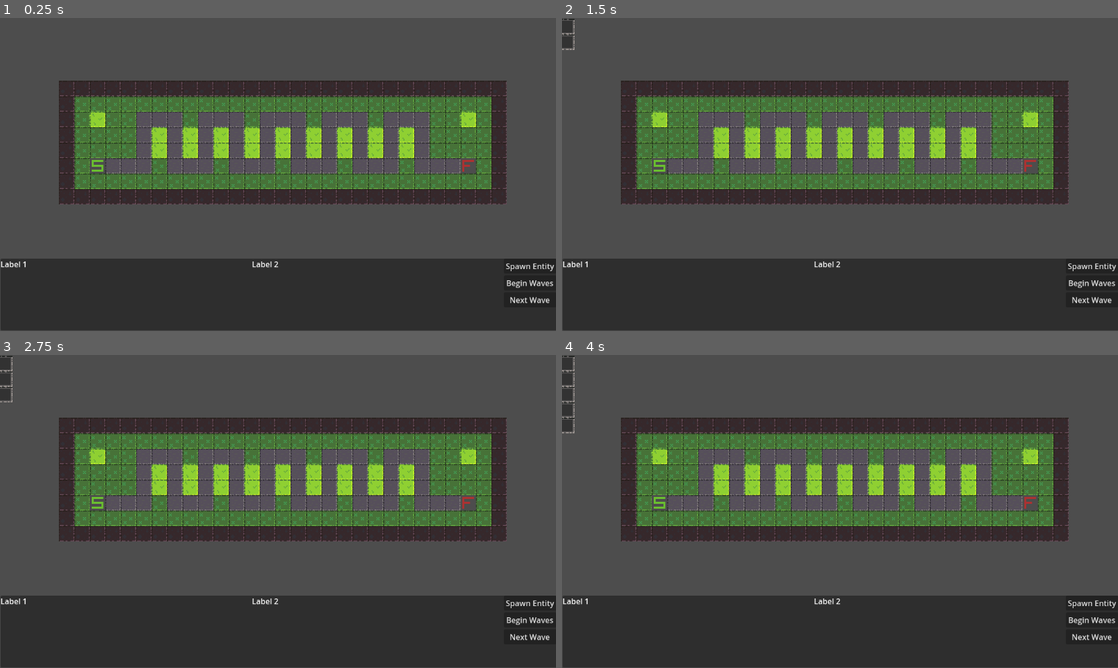
Above: before the commit, frames 1-4 (two rows, left to right).
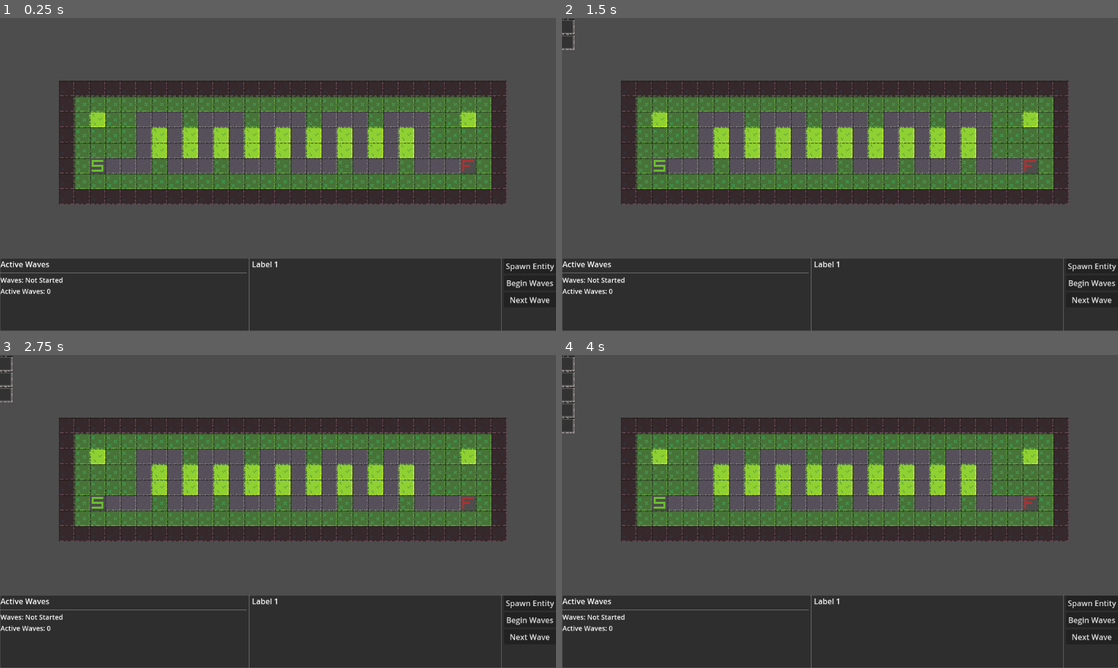
Above: after the commit, the same moments.

Repository: Shmupo/BrackeysGJ-TdGame
Game: Godot game, scene res://Scenes/waves_workspace.tscn
The game is run twice, just before and just after one commit, with the same random seed, the same clock (stepped at 60 frames per second) and the same inputs. This scene is started directly instead of the project's main scene.
Inputs (mouse positions are in pixels of both pictures, inside the frame that each line leads up to):
- Up to frame 1 (0.25 s): no input
- Up to frame 2 (1.5 s): click (567, 27) at 0.52 s; click (567, 43) at 1.27 s
- Up to frame 3 (2.75 s): click (5, 395) at 2.02 s
- Up to frame 4 (4 s): click (567, 411) at 2.77 s; click (567, 426) at 3.52 s

The runs differ from the first frame. In frame 1, 0.5% of the frame differs, in the area x 0-91%, y 76-100%; in frame 2, 0.5%; in frame 3, 0.5%; in frame 4, 0.5%.

Commit message:
Added Waves Workspace Level
This level has a really simple pre-defined path and a UI for displaying
info about the active/upcomming waves.

Diff:
--- a/Scenes/Components/Waves/standard_wave.tscn
+++ b/Scenes/Components/Waves/standard_wave.tscn
@@ -1,6 +1,6 @@
 [gd_scene load_steps=2 format=3 uid="uid://baej7fheqkfj2"]
 
-[ext_resource type="Script" path="res://standard_wave.gd" id="1_ua2bq"]
+[ext_resource type="Script" path="res://Scripts/WavesSystem/standard_wave.gd" id="1_ua2bq"]
 
 [node name="StandardWave" type="Node"]
 script = ExtResource("1_ua2bq")
--- a/Scenes/Components/Waves/wave_manager.tscn
+++ b/Scenes/Components/Waves/wave_manager.tscn
@@ -1,6 +1,6 @@
 [gd_scene load_steps=2 format=3 uid="uid://dxoe2uolv22kf"]
 
-[ext_resource type="Script" path="res://wave_manager.gd" id="1_a8tje"]
+[ext_resource type="Script" path="res://Scripts/WavesSystem/wave_manager.gd" id="1_a8tje"]
 
 [node name="WaveManager" type="Node2D"]
 script = ExtResource("1_a8tje")
--- a/Scenes/waves_workspace.tscn
+++ b/Scenes/waves_workspace.tscn
@@ -1,9 +1,14 @@
-[gd_scene load_steps=5 format=4 uid="uid://dkkfan08n0c3k"]
+[gd_scene load_steps=8 format=4 uid="uid://dkkfan08n0c3k"]
 
-[ext_resource type="Script" path="res://Scenes/waves_workspace.gd" id="1_8ffdw"]
+[ext_resource type="Script" path="res://Scripts/WavesSystem/waves_workspace.gd" id="1_8ffdw"]
 [ext_resource type="PackedScene" uid="uid://7xucjjga5p5t" path="res://Scenes/Components/UserInteractableTileMap.tscn" id="1_ktkp4"]
 [ext_resource type="Script" path="res://Scripts/Entity/EntityManager.gd" id="2_7t5ef"]
 [ext_resource type="PackedScene" uid="uid://dxoe2uolv22kf" path="res://Scenes/Components/Waves/wave_manager.tscn" id="3_qfab8"]
+[ext_resource type="PackedScene" uid="uid://baej7fheqkfj2" path="res://Scenes/Components/Waves/standard_wave.tscn" id="5_pn8wm"]
+[ext_resource type="Script" path="res://Scripts/WavesSystem/active_waves_label.gd" id="6_gf2wq"]
+
+[sub_resource type="LabelSettings" id="LabelSettings_530y3"]
+font_size = 14
 
 [node name="WavesWorkspace" type="Node2D"]
 script = ExtResource("1_8ffdw")
@@ -17,9 +22,16 @@
 endTile = Vector2i(-1, -11)
 
 [node name="EntityManager" type="Node2D" parent="UserInteractableTileMapLayer"]
+unique_name_in_owner = true
 script = ExtResource("2_7t5ef")
 
 [node name="WaveManager" parent="." instance=ExtResource("3_qfab8")]
+
+[node name="WaveSet" type="Node" parent="WaveManager"]
+
+[node name="StandardWave" parent="WaveManager/WaveSet" instance=ExtResource("5_pn8wm")]
+
+[node name="StandardWave2" parent="WaveManager/WaveSet" instance=ExtResource("5_pn8wm")]
 
 [node name="PanelContainer" type="PanelContainer" parent="."]
 offset_left = 1.0
@@ -30,6 +42,26 @@
 [node name="HBoxContainer" type="HBoxContainer" parent="PanelContainer"]
 layout_mode = 2
 
+[node name="VBoxContainer3" type="VBoxContainer" parent="PanelContainer/HBoxContainer"]
+layout_mode = 2
+size_flags_horizontal = 3
+
+[node name="Label" type="Label" parent="PanelContainer/HBoxContainer/VBoxContainer3"]
+layout_mode = 2
+text = "Active Waves"
+
+[node name="HSeparator" type="HSeparator" parent="PanelContainer/HBoxContainer/VBoxContainer3"]
+layout_mode = 2
+
+[node name="ActiveWavesLabel" type="Label" parent="PanelContainer/HBoxContainer/VBoxContainer3"]
+layout_mode = 2
+text = "None"
+label_settings = SubResource("LabelSettings_530y3")
+script = ExtResource("6_gf2wq")
+
+[node name="VSeparator" type="VSeparator" parent="PanelContainer/HBoxContainer"]
+layout_mode = 2
+
 [node name="VBoxContainer2" type="VBoxContainer" parent="PanelContainer/HBoxContainer"]
 layout_mode = 2
 size_flags_horizontal = 3
@@ -38,13 +70,8 @@
 layout_mode = 2
 text = "Label 1"
 
-[node name="VBoxContainer3" type="VBoxContainer" parent="PanelContainer/HBoxContainer"]
+[node name="VSeparator2" type="VSeparator" parent="PanelContainer/HBoxContainer"]
 layout_mode = 2
-size_flags_horizontal = 3
-
-[node name="Label" type="Label" parent="PanelContainer/HBoxContainer/VBoxContainer3"]
-layout_mode = 2
-text = "Label 2"
 
 [node name="VBoxContainer" type="VBoxContainer" parent="PanelContainer/HBoxContainer"]
 layout_mode = 2
@@ -61,4 +88,9 @@
 layout_mode = 2
 text = "Next Wave"
 
+[connection signal="_on_end_waves" from="WaveManager" to="PanelContainer/HBoxContainer/VBoxContainer3/ActiveWavesLabel" method="_on_end_waves"]
+[connection signal="_on_start_waves" from="WaveManager" to="PanelContainer/HBoxContainer/VBoxContainer3/ActiveWavesLabel" method="_on_start_waves"]
+[connection signal="_on_wave_end" from="WaveManager" to="PanelContainer/HBoxContainer/VBoxContainer3/ActiveWavesLabel" method="_on_wave_end"]
+[connection signal="_on_wave_start" from="WaveManager" to="PanelContainer/HBoxContainer/VBoxContainer3/ActiveWavesLabel" method="_on_wave_start"]
 [connection signal="pressed" from="PanelContainer/HBoxContainer/VBoxContainer/SpawnEntityButton" to="UserInteractableTileMapLayer/EntityManager" method="spawnAndSendOutEntity"]
+[connection signal="pressed" from="PanelContainer/HBoxContainer/VBoxContainer/BeginWavesButton" to="WaveManager" method="begin_waves"]
--- /dev/null
+++ b/Scripts/WavesSystem/active_waves_label.gd
@@ -0,0 +1,38 @@
+## This class displays some info about the waves manager in the scene.
+## Connect the signal handlers to the waves manager
+
+extends Label
+
+var waves_active: int = 0
+var waves_state: String = "Not Started"
+
+func _ready() -> void:
+	update()
+
+## Update the text to reflect the desired info
+func update() -> void:
+	var output = ""
+
+	output = output.join(
+		["Waves: ", waves_state, "\n",
+		 "Active Waves: ", waves_active, "\n"])
+
+	text = output
+
+
+func _on_start_waves() -> void:
+	waves_state = "Started"
+	update()
+
+func _on_wave_start() -> void:
+	waves_active += 1
+	update()
+
+
+func _on_wave_end() -> void:
+	waves_active -= 1
+	update()
+
+func _on_end_waves() -> void:
+	waves_state = "Ended"
+	update()
--- a/wave_manager.gd
+++ b/Scripts/WavesSystem/wave_manager.gd
@@ -21,6 +21,7 @@
 # Called every frame. 'delta' is the elapsed time since the previous frame.
 func _process(delta: float) -> void:
 	pass
+
 
 
 func begin_waves() -> void:
Binary file removed: Scenes/Components/Waves/WaveBar.png
Not shown, removed: Scenes/Components/Waves/WaveBar.png.import
Renamed: standard_wave.gd -> Scripts/WavesSystem/standard_wave.gd
Renamed: Scenes/waves_workspace.gd -> Scripts/WavesSystem/waves_workspace.gd
